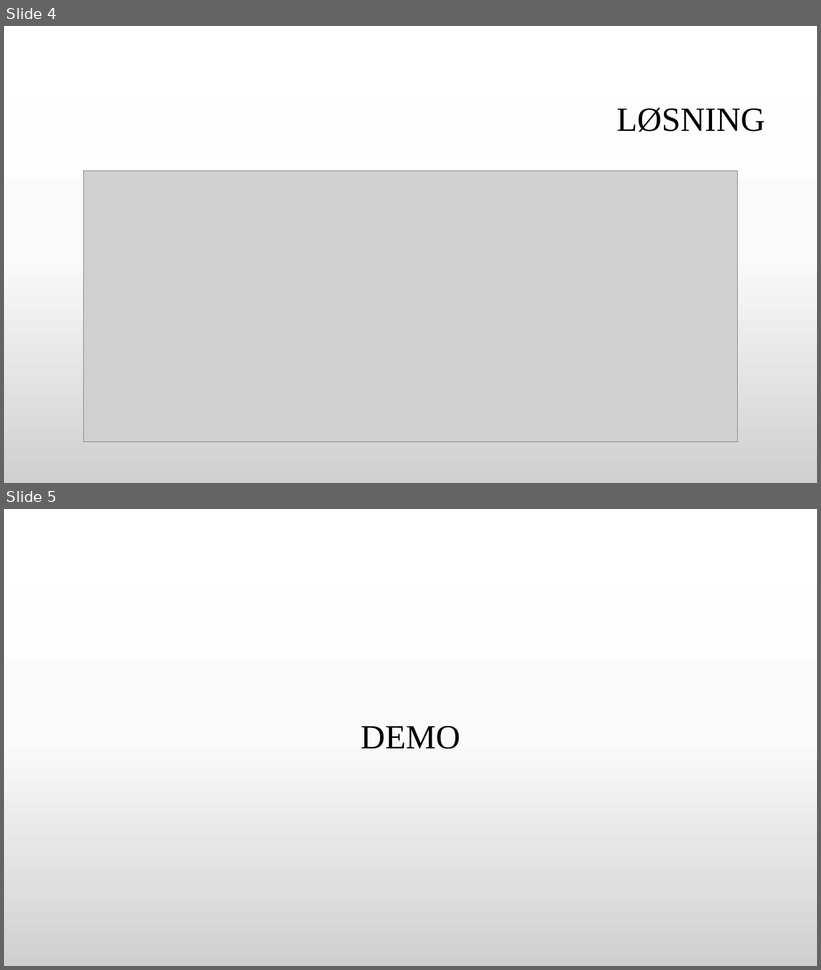
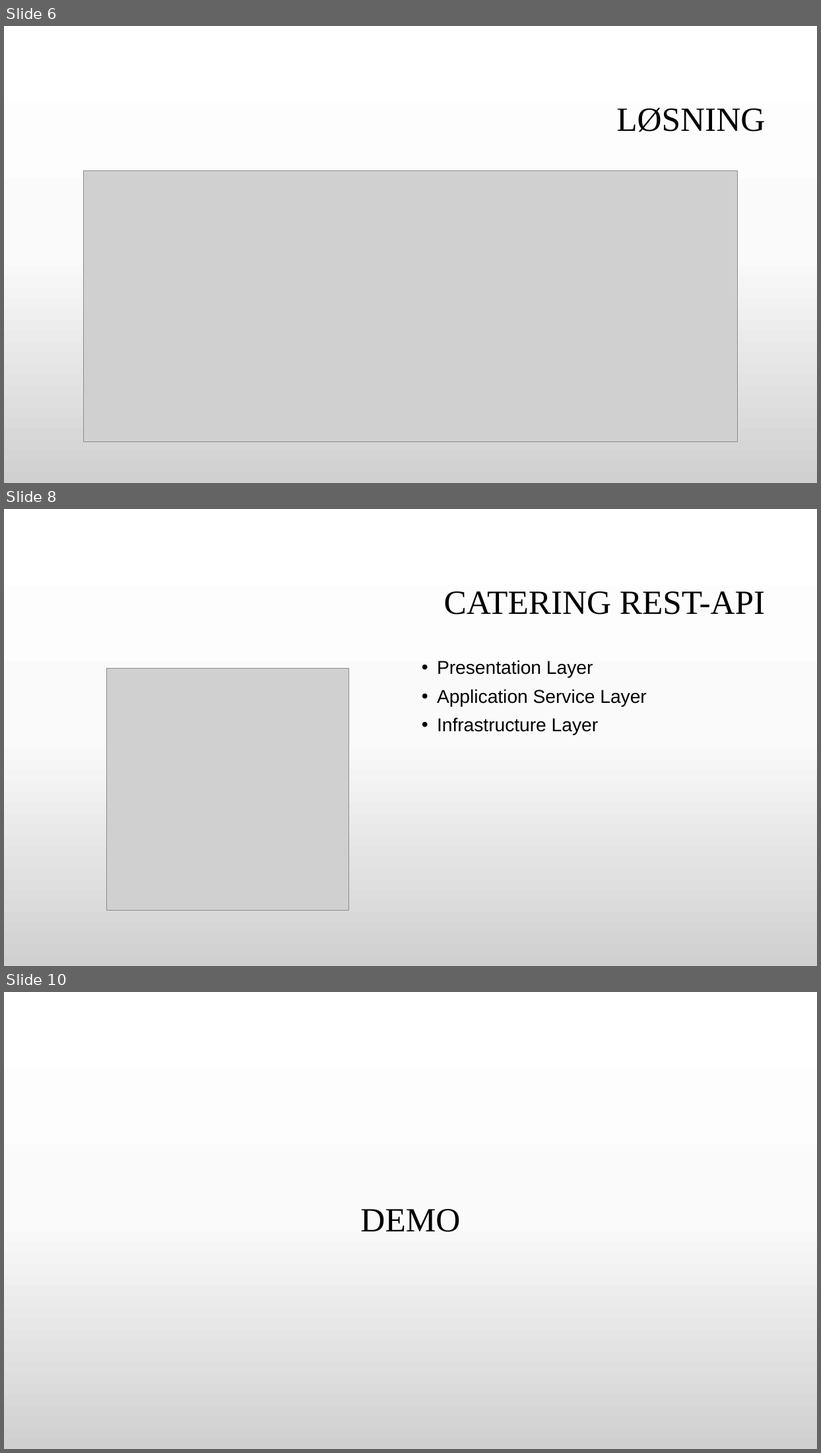
Before and after one commit to GitDeveloperBel/Kafka, a slide deck: presentation.pptx. Shown one above the other, each under a label of ours: slides 4 and 5 before the commit, slides 6, 8 and 10 after it; the slides between them are not shown. The pictures are 821x970 and 821x1453 pixels, drawn with LibreOffice and Linux fonts; fonts in the diff are those of the drawing; grey boxes stand for pictures; background and template pictures are left out. Boxes give left, top, right and bottom in pixels: in the first picture for what was removed or moved away, otherwise in the second. Text is boxed around its words. In the diff, an @@ line names an element or a change of style, - is before the commit and + after.

```diff
--- a/presentation.pptx
+++ b/presentation.pptx
@@ slide 8 added at (4, 509, 817, 966), background gradient #FFFFFF to #FBFBFB to #D1D1D1 @@
@@ title added at (444, 591, 765, 615), 40 pt, text #000000 @@
+CATERING REST-API
@@ text added at (437, 660, 646, 735), 22 pt, text #000000 @@
+• Presentation Layer
+• Application Service Layer
+• Infrastructure Layer
@@ picture added at (106, 669, 349, 911) @@
@@ what was slide 4 is now slide 6 @@
@@ what was slide 5 is now slide 10 @@
```
Also in this commit, not shown: 7 slides changed, 11 other slides added, 2 slides removed, 9 other files.
